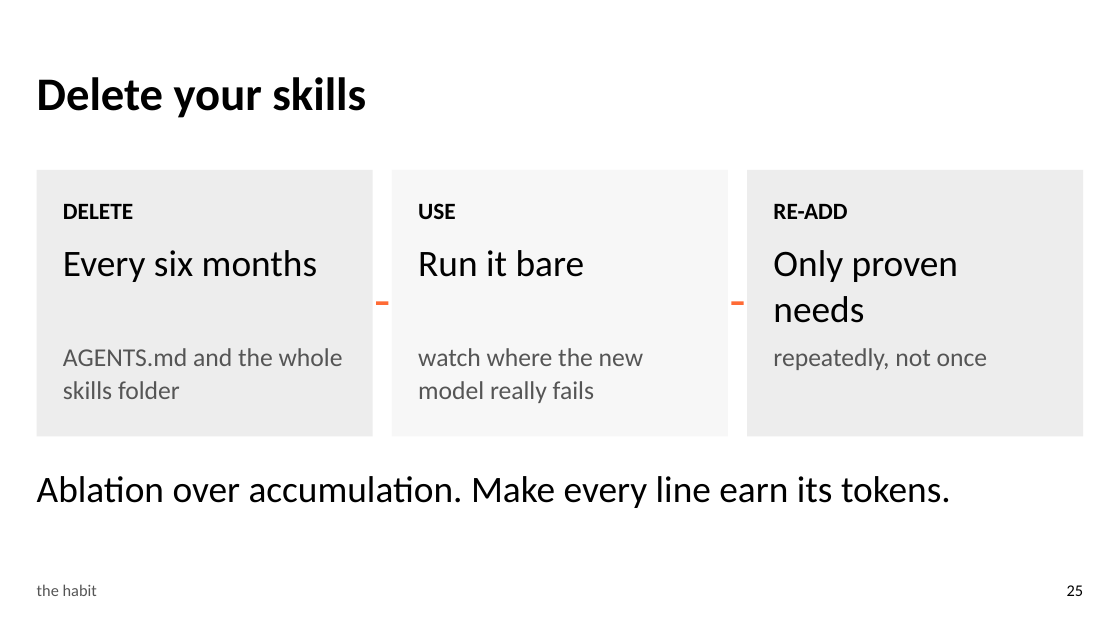
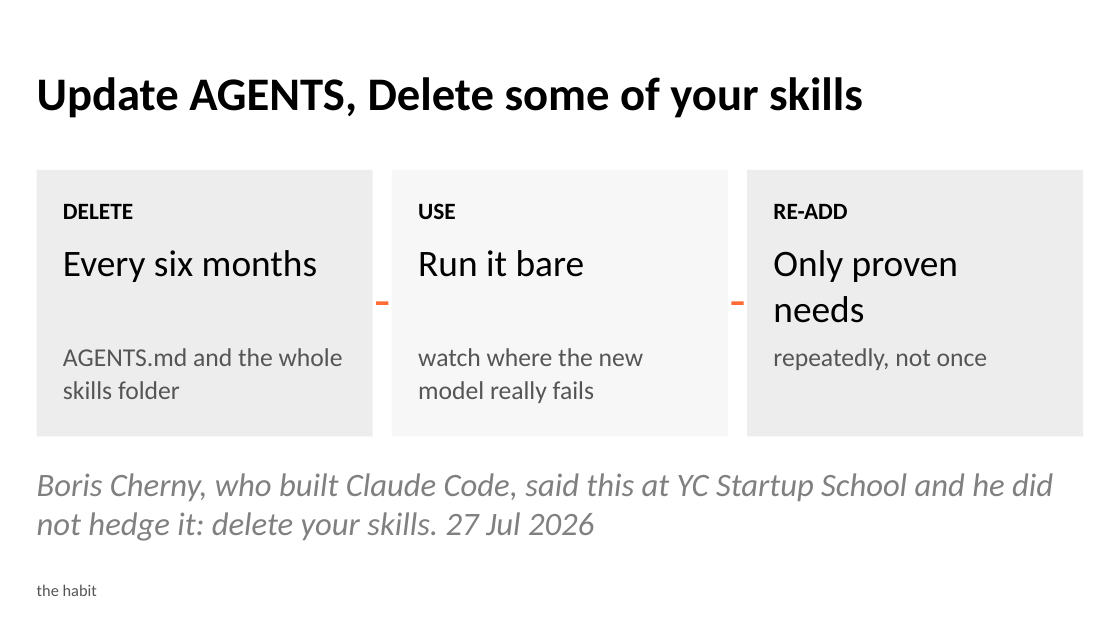
Before and after one commit to devlinduldulao/agents-and-skill-demo, a slide deck: slide 27 of ai-agent-terms-full-talk.pptx (slide 25 before the commit). Drawn at 1120x630 pixels with LibreOffice and Linux fonts; fonts in the diff are those of the drawing. Boxes give left, top, right and bottom in pixels: in the first picture for what was removed or moved away, otherwise in the second. Text is boxed around its words. In the diff, an @@ line names an element or a change of style, - is before the commit and + after.

```diff
--- a/ai-agent-terms-full-talk.pptx
+++ b/ai-agent-terms-full-talk.pptx
@@ text at (x1=37, y1=77, x2=863, y2=118): text changed @@
-Delete your skills
+Update AGENTS, Delete some of your skills
@@ text at (x1=37, y1=473, x2=1053, y2=541): text changed; size 32 to 28 pt; text colour #000000 to #808080; italic on @@
-Ablation over accumulation. Make every line earn its tokens.
+Boris Cherny, who built Claude Code, said this at YC Startup School and he did not hedge it: delete your skills. 27 Jul 2026
@@ text removed at (x1=1067, y1=585, x2=1084, y2=596) @@
-25
```
Also in this commit, not shown: 14 other slides changed, 27 slides added, 11 slides removed, 1 other file.
